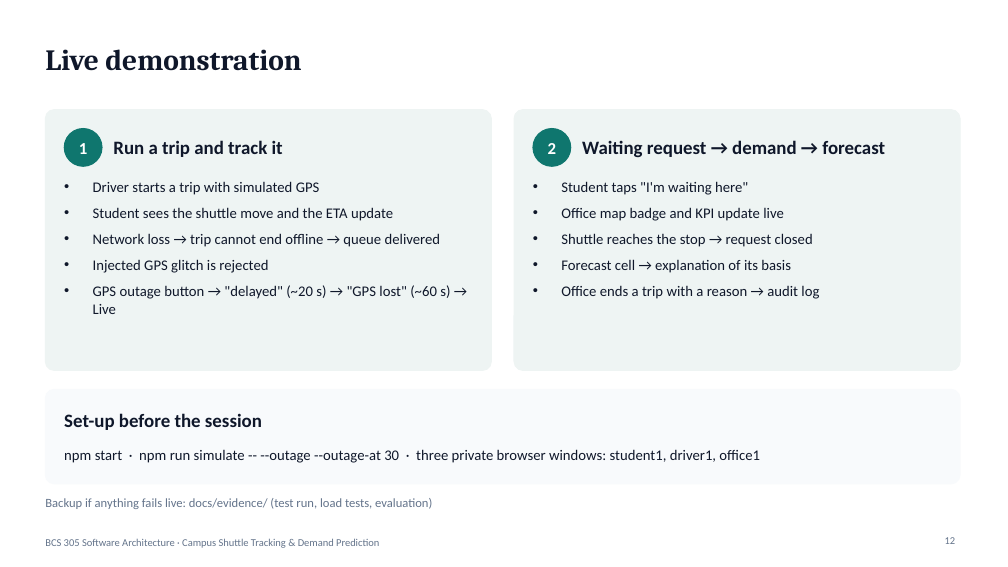
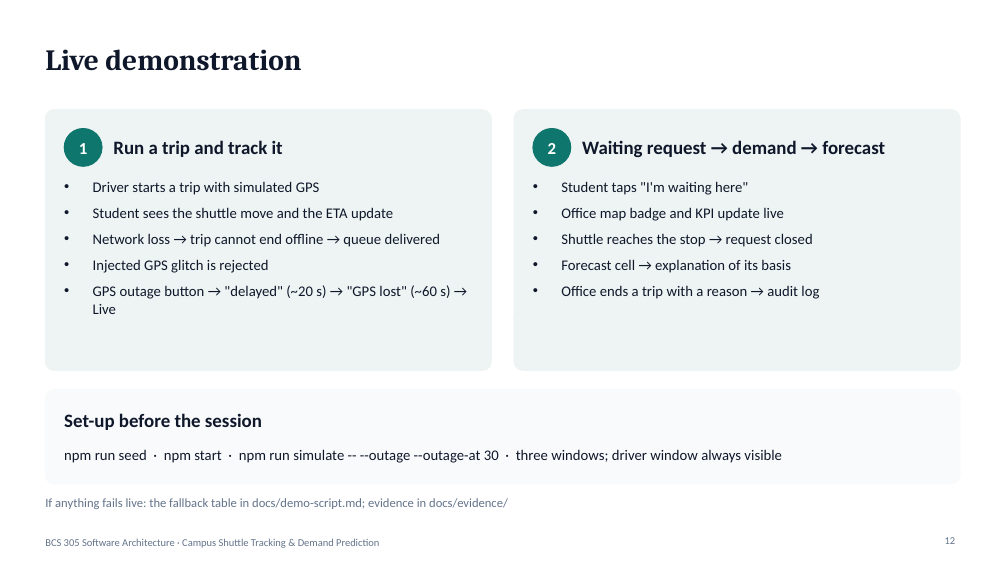
Before and after one commit to abdullahshammari796-ctrl/CampusShuttle, a slide deck: slide 12 of docs/presentation/campus-shuttle-presentation.pptx. Drawn at 1008x567 pixels with LibreOffice and Linux fonts; fonts in the diff are those of the drawing. Boxes give left, top, right and bottom in pixels: in the first picture for what was removed or moved away, otherwise in the second. Text is boxed around its words. In the diff, an @@ line names an element or a change of style, - is before the commit and + after.

```diff
--- a/docs/presentation/campus-shuttle-presentation.pptx
+++ b/docs/presentation/campus-shuttle-presentation.pptx
@@ text at [64,449,782,463]: text changed @@
-npm start · npm run simulate -- --outage --outage-at 30 · three private browser windows: student1, driver1, office1
+npm run seed · npm start · npm run simulate -- --outage --outage-at 30 · three windows; driver window always visible
@@ text at [45,498,508,509]: text changed @@
-Backup if anything fails live: docs/evidence/ (test run, load tests, evaluation)
+If anything fails live: the fallback table in docs/demo-script.md; evidence in docs/evidence/
```
Also in this commit, not shown: 2 other slides changed, 4 other files.
